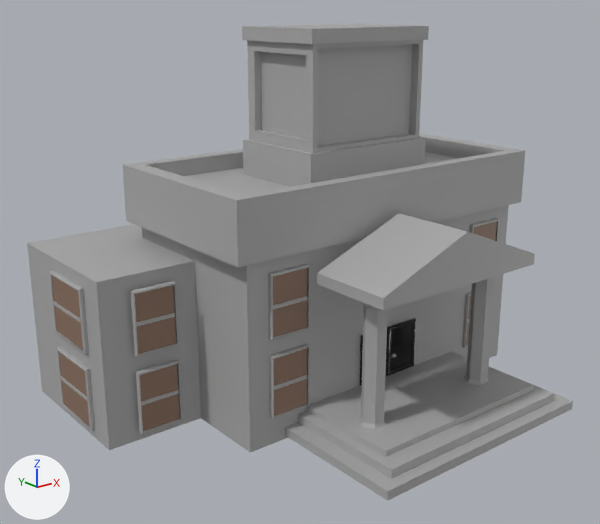
The FBX model SeniorProject2025/Assets/BetaBuildings/Office.fbx: old version first, new version second.
The view is the same before and after, from a 50 mm lens placed at (-1.87, -1.48, 1.35), pointed at (-0.13, 0.69, 0.48). Arrows for +X, +Y and +Z are at lower left; the lights stay in place. Where no turn or scale is listed for an object, it has been applied to the vertices.
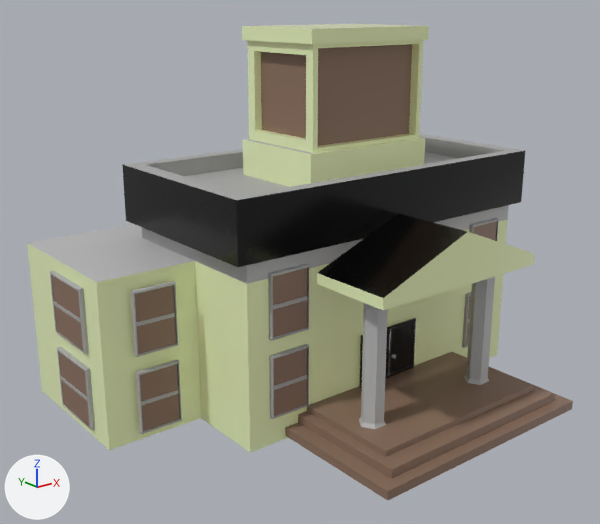
What changed in the scene script:
```text
Add mat_lambert1:
    mat_lambert1 = principled_material('lambert1')
    mat_lambert1.base_color = (0.5, 0.5, 0.5)  # grey #bcbcbc
Add mat_standardsurface13:
    mat_standardsurface13 = principled_material('standardSurface13')
    mat_standardsurface13.base_color = (0.749, 0.864, 0.516)  # green #e0efbe
    mat_standardsurface13.roughness = 0.2
    mat_standardsurface13.emission_color = (0.312, 0.213, 0.0306)  # yellow #987f31
    mat_standardsurface13.emission_strength = 0.14
Change me_mesh_005:
    where me_mesh_005.from_pydata(...)  # 62 vertices, 60 faces; spans x -0.441..0.441, y -0.202..0.268, z -0.069..0.01
    remove me_mesh_005.materials.append(mat_standardsurface1)  # grey #aaaaaa
    add me_mesh_005.materials.append(mat_lambert3)  # brown #8a6e5d
Change me_mesh_007:
    where me_mesh_007.from_pydata(...)  # 12 vertices, 10 faces; spans x -0.343..0.343, y -0.106..0.183, z -0.106..0.065
    used by ob_pcube125; location = (0.021, 0.184, 0.632)
    me_mesh_007 part 1: all 4 faces centred in x -0.343..0.343, y -0.106..0.038, z -0.086..-0.053 switch from mat_standardsurface1 (grey #aaaaaa) to mat_standardsurface13 (green #e1efbe)
    me_mesh_007 part 2: all 2 faces centred in x -0.172..0.172, y 0.038, z -0.001 switch from mat_standardsurface1 (grey #aaaaaa) to mat_standardsurface3 (black #000000)
Change me_mesh_009:
    where me_mesh_009.from_pydata(...)  # 126 vertices, 124 faces; spans x -0.94..0.94, y -0.58..0.27, z -0.27..1.0
    used by ob_pcube124; location = (0.063, 0.981, 0.271)
    me_mesh_009 part 3: 57 of the faces centred in x -0.26..0.26, y -0.43..-0.06, z 0.56..1.0 switch from mat_standardsurface1 (grey #aaaaaa) to mat_standardsurface13 (green #e1efbe)
    me_mesh_009 part 4: 5 of the faces centred in x -0.94..-0.6, y -0.41..0.27, z 0.01 switch from mat_standardsurface1 (grey #aaaaaa) to mat_standardsurface13 (green #e1efbe)
    me_mesh_009 part 5: 1 of the faces centred in x 0.0, y -0.56, z 0.01 switch from mat_standardsurface1 (grey #aaaaaa) to mat_standardsurface13 (green #e1efbe)
    me_mesh_009 part 6: all 11 faces centred in x -0.77..0.77, y -0.56..0.17, z 0.29..0.32 switch from mat_standardsurface1 (grey #aaaaaa) to mat_lambert1 (grey #bcbcbc)
    me_mesh_009 part 7: all 6 faces centred in x -0.65..0.65, y -0.58..0.1, z 0.45 switch from mat_standardsurface1 (grey #aaaaaa) to mat_standardsurface3 (black #000000)
    me_mesh_009 part 8: all 5 faces centred in x -0.22..0.22, y -0.39..-0.18, z 0.79 switch from mat_standardsurface1 (grey #aaaaaa) to mat_lambert3 (brown #8a6e5d)
Change ob_psphere23:
    ob_psphere23.scale: (2.28, 1.94, 1.0) -> (2.28, 2.02, 1.0)
```

Boxes (x1, y1, x2, y2) around the edits, measured in the pictures (600 x 524 px):
'pCube126', recoloured (grey to brown)
    both: (285, 352, 573, 500)
'pSphere23', rescaled
    before: (388, 318, 416, 375)
    after: (388, 318, 416, 377)
part 1 of me_mesh_007, recoloured (grey to green)
    both: (317, 232, 535, 310)
part 2 of me_mesh_007, recoloured (grey to black)
    both: (318, 213, 467, 298)
part 3 of me_mesh_009, recoloured (grey to green)
    both: (242, 24, 429, 187)
part 4 of me_mesh_009, recoloured (grey to green)
    both: (27, 243, 250, 452)
part 5 of me_mesh_009, recoloured (grey to yellow)
    both: (247, 220, 507, 452)
part 6 of me_mesh_009, recoloured
    both: (28, 205, 509, 284)
part 7 of me_mesh_009, recoloured (grey to black)
    both: (122, 151, 525, 267)
part 8 of me_mesh_009, recoloured (grey to brown)
    both: (261, 44, 412, 146)
